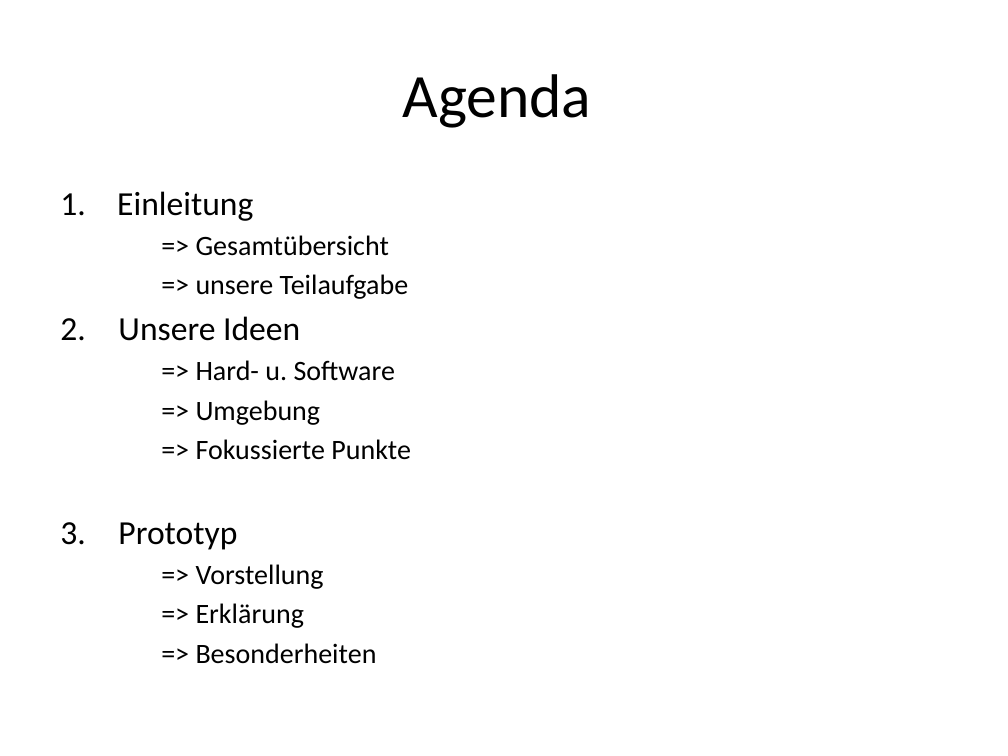
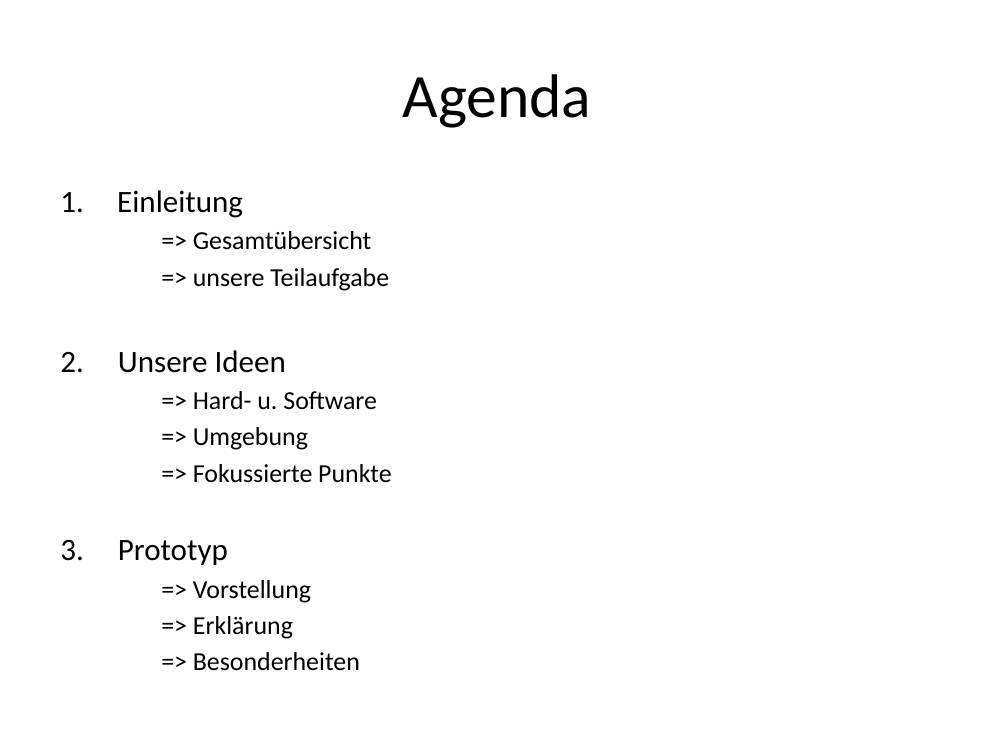
Before and after one commit to SWE-Projekt14/software-engineering, a slide deck: slide 2 of Präsentation/Softwareingeneering Präse V1.5.pptx. Drawn at 1008x756 pixels with LibreOffice and Linux fonts; fonts in the diff are those of the drawing. Boxes give left, top, right and bottom in pixels: in the first picture for what was removed or moved away, otherwise in the second. Text is boxed around its words. In the diff, an @@ line names an element or a change of style, - is before the commit and + after.

```diff
--- a/Präsentation/Softwareingeneering Präse V1.5.pptx
+++ b/Präsentation/Softwareingeneering Präse V1.5.pptx
@@ text "Einleitung" at [117, 190, 391, 671]: size 24 to 22.2 pt in "Einleitung", "Unsere Ideen", "Prototyp"; size 20 to 18.5 pt in "=> Gesamtübersicht", "=> unsere Teilaufgabe", "=> Hard- u. Software", "=> Umgebung" and 4 more places @@
```
